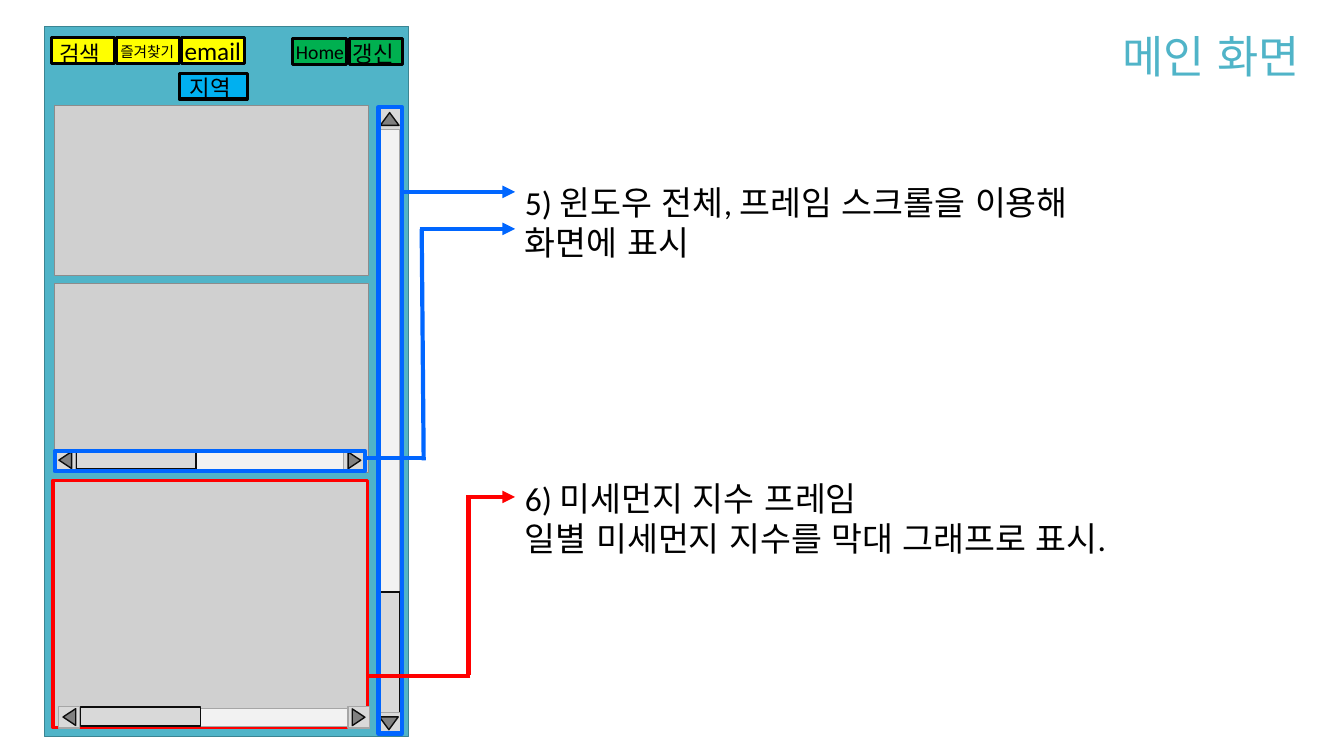
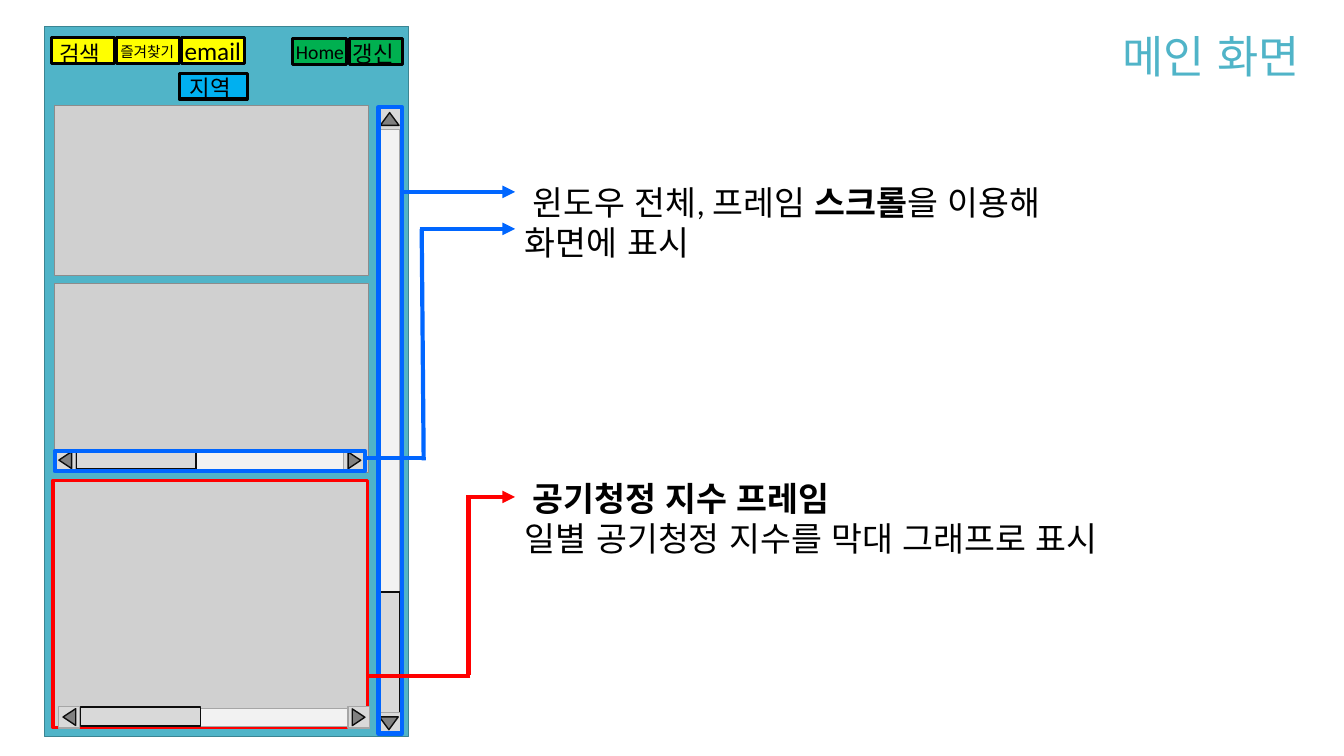
Before and after one commit to 1TAEK/ScriptLanguage-TermProject, a slide deck: slide 7 of 기획/2019스크립트언어 ㅌㅌ팀 기획발표.pptx. Drawn at 1344x756 pixels with LibreOffice and Linux fonts; fonts in the diff are those of the drawing; grey boxes stand for pictures. Boxes give left, top, right and bottom in pixels: in the first picture for what was removed or moved away, otherwise in the second. Text is boxed around its words. In the diff, an @@ line names an element or a change of style, - is before the commit and + after.

Commit message:
Update 2019스크립트언어 ㅌㅌ팀 기획발표.pptx
완성

```diff
--- a/기획/2019스크립트언어 ㅌㅌ팀 기획발표.pptx
+++ b/기획/2019스크립트언어 ㅌㅌ팀 기획발표.pptx
@@ text at box(525, 187, 1041, 258): text changed @@
-5) 윈도우 전체, 프레임 스크롤을 이용해 화면에 표시
+윈도우 전체, 프레임 스크롤을 이용해 화면에 표시
@@ text at box(525, 482, 1098, 554): text changed @@
-6) 미세먼지 지수 프레임
-일별 미세먼지 지수를 막대 그래프로 표시.
+공기청정 지수 프레임
+일별 공기청정 지수를 막대 그래프로 표시
```
Also in this commit, not shown: 3 other slides changed.
